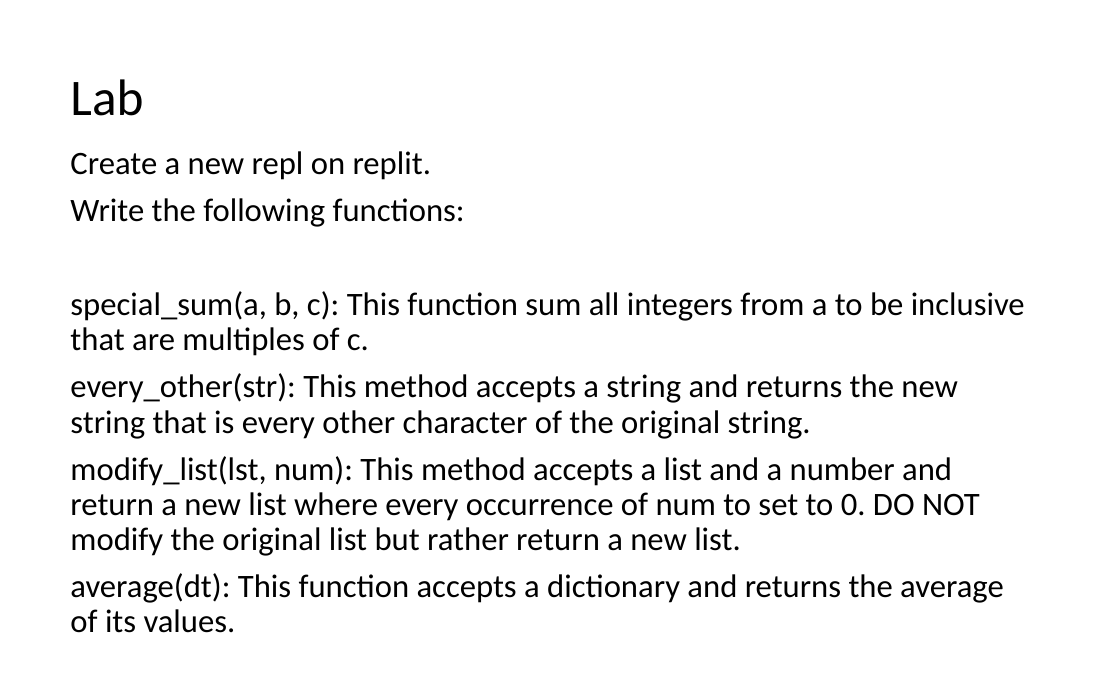
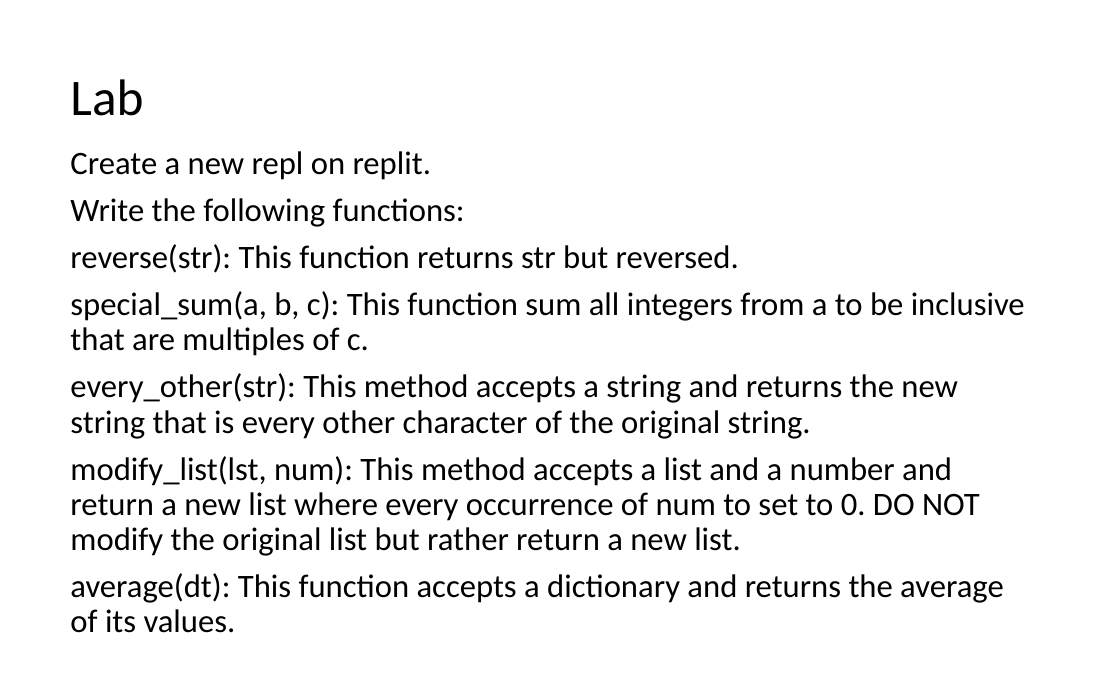
Before and after one commit to LongBaoNguyen/longbaonguyen.github.io, a slide deck: slide 32 of courses/apcsp/lect8.pptx. Drawn at 1120x700 pixels with LibreOffice and Linux fonts; fonts in the diff are those of the drawing. Boxes give left, top, right and bottom in pixels: in the first picture for what was removed or moved away, otherwise in the second. Text is boxed around its words. In the diff, an @@ line names an element or a change of style, - is before the commit and + after.

```diff
--- a/courses/apcsp/lect8.pptx
+++ b/courses/apcsp/lect8.pptx
@@ text at (70, 244, 739, 273): paragraph added @@
+reverse(str): This function returns str but reversed.
```
Also in this commit, not shown: 1 other file.
